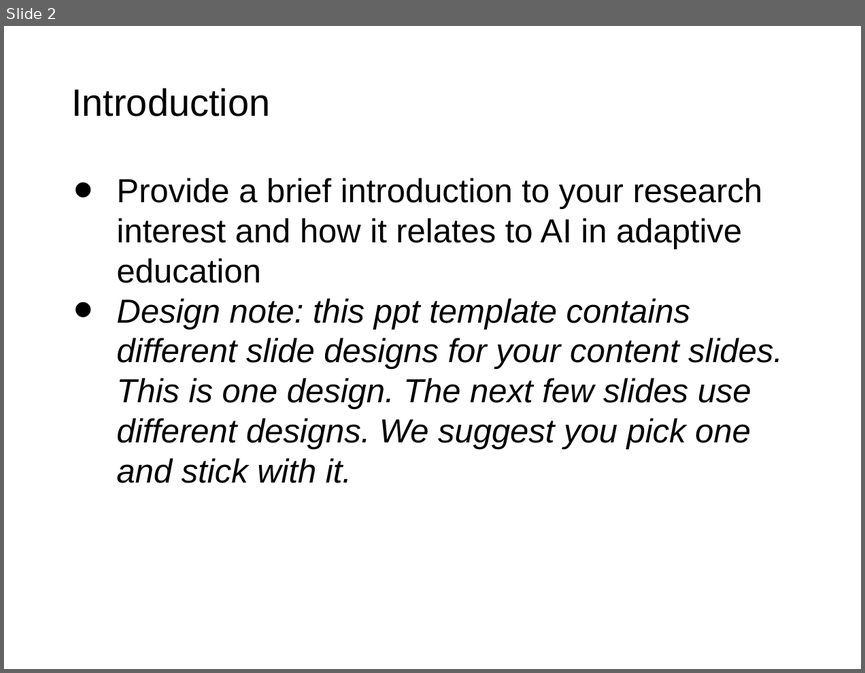
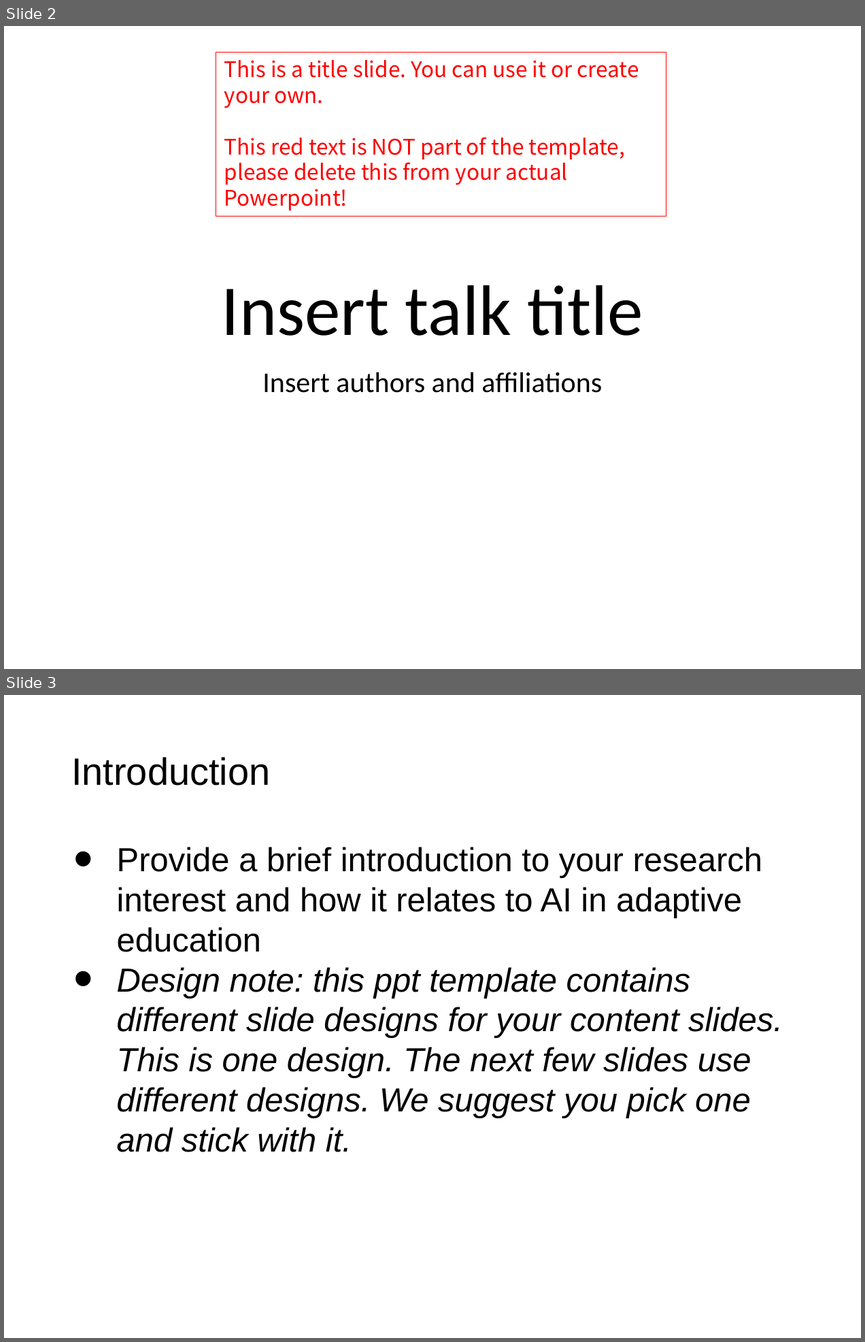
Before and after one commit to xiangenhu/AIAED, a slide deck: docs/AIAED_technical_tracks_template.pptx. Shown one above the other, each under a label of ours: slide 2 before the commit, slides 2 and 3 after it. The pictures are 865x673 and 865x1342 pixels, drawn with LibreOffice and Linux fonts; fonts in the diff are those of the drawing; background and template pictures are left out. Boxes give left, top, right and bottom in pixels: in the first picture for what was removed or moved away, otherwise in the second. Text is boxed around its words. In the diff, an @@ line names an element or a change of style, - is before the commit and + after.

```diff
--- a/docs/AIAED_technical_tracks_template.pptx
+++ b/docs/AIAED_technical_tracks_template.pptx
@@ slide 2 added at [4,26,861,669], background picture (left out) @@
@@ rectangle added at [215,52,666,216], outline #FF0000 0.75 pt, 18 pt, text #FF0000 @@
+This is a title slide. You can use it or create your own.
+This red text is NOT part of the template, please delete this from your actual Powerpoint!
@@ title added at [222,285,643,335], 60 pt, text #000000 @@
+Insert talk title
@@ subtitle added at [262,371,602,393], 24 pt, text #000000 @@
+Insert authors and affiliations
@@ what was slide 2 is now slide 3 @@
```
Also in this commit, not shown: 2 slides changed.
